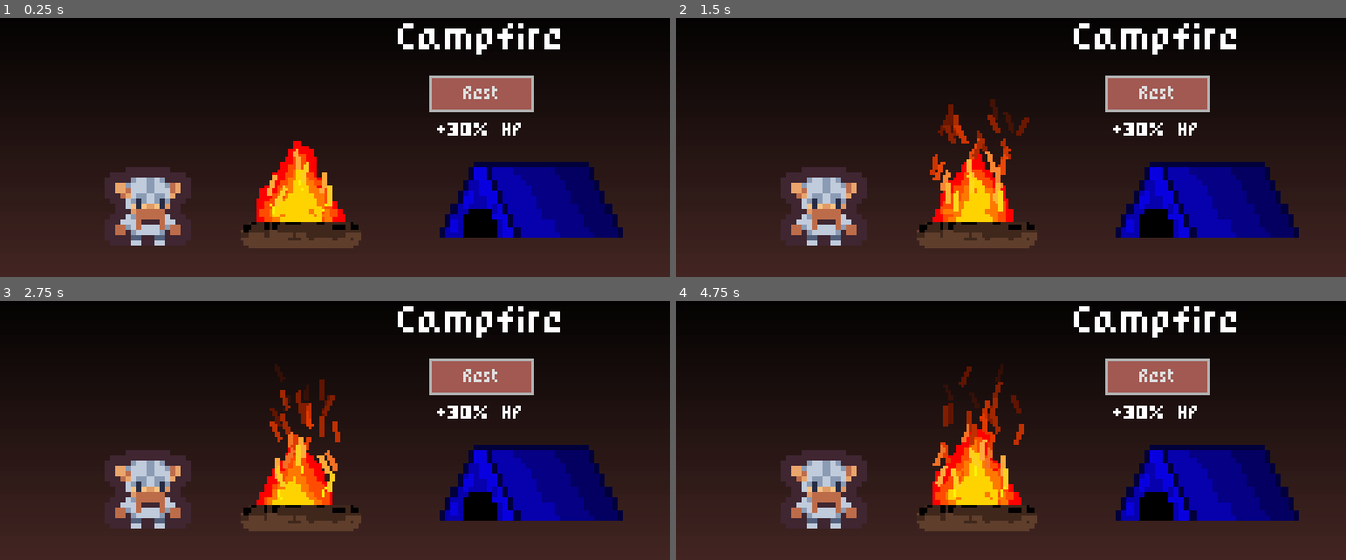
Above: before the commit, frames 1-4 (two rows, left to right).
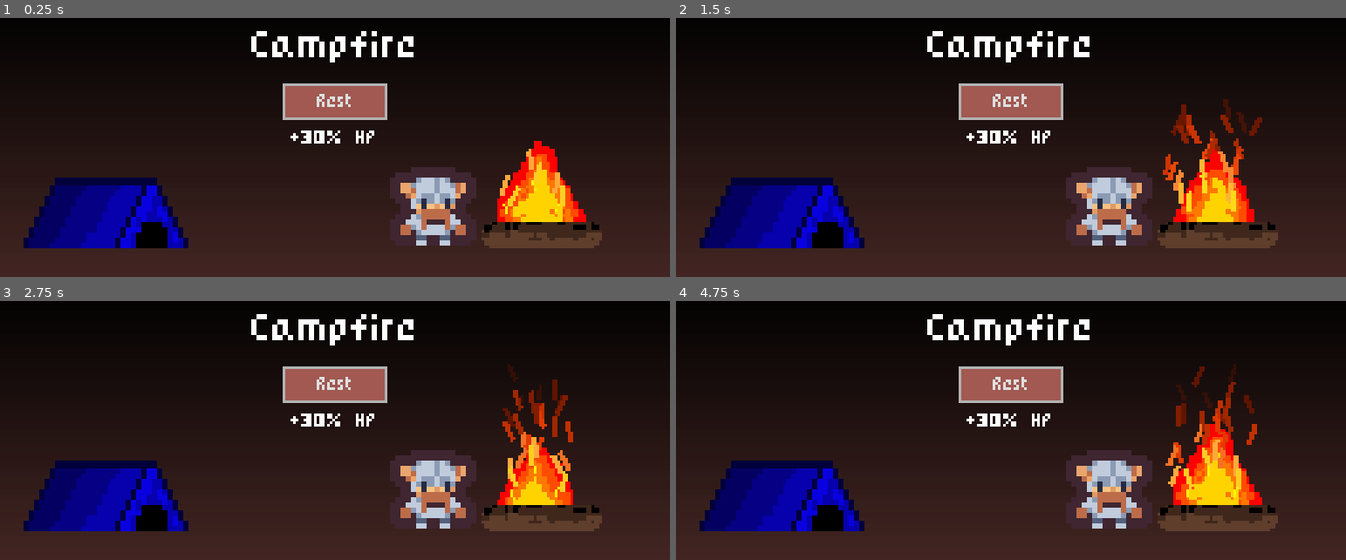
Above: after the commit, the same moments.

Repository: koreem-ahmed/cards-slayer
Game: Godot game, scene res://scenes/Campfire/campfire.tscn
The game is run twice, just before and just after one commit, with the same random seed, the same clock (stepped at 60 frames per second) and the same inputs. This scene is started directly instead of the project's main scene.
Inputs (mouse positions are in pixels of both pictures, inside the frame that each line leads up to):
- Up to frame 1 (0.25 s): no input
- Up to frame 2 (1.5 s): tap Enter at 0.5 s; move the mouse to (1158, 69) at 0.52 s; press the mouse at (1158, 69) at 0.53 s; hold Right 0.53-1.25 s; release the mouse at (1158, 69) at 1.25 s; drag from (877, 108) to (977, 163) at 1.27 s
- Up to frame 3 (2.75 s): move the mouse to (outside the picture) at 2.02 s; hold Right from 2.03 s (still down); hold Mouse wheel down (scroll_down) from 2.03 s (still down)
- Up to frame 4 (4.75 s): release Right at 2.75 s; release Mouse wheel down (scroll_down) at 2.75 s; drag from (977, 446) to (810, 313) at 2.77 s; move the mouse to (1212, 427) at 3.52 s; hold Left 3.53-4.25 s; tap Alt at 3.6 s; drag from (810, 313) to (outside the picture) at 4.27 s

The runs differ from the first frame. In frame 1, 26% of the frame differs, in the area x 3-93%, y 2-89%; in frame 2, 27%; in frame 3, 27%; in frame 4, 28%.

Commit message:
making the mage deck and its scripts

Diff:
--- /dev/null
+++ b/characters/Mage/cards/mage_block.gd
@@ -0,0 +1,18 @@
+extends Card
+
+var base_block := 5
+
+
+func get_default_toolttip() -> String:
+	return tool_tip_text % base_block
+
+
+func get_updated_tooltip(_player_modifiers: ModifierHandler, _enemy_modifiers: ModifierHandler) -> String:
+	return tool_tip_text % base_block
+
+
+func apply_effects(targets: Array[Node], _modifiers: ModifierHandler) -> void:
+	var block_effect := BlockEffect.new()
+	block_effect.amount = base_block
+	block_effect.sound = sound
+	block_effect.execute(targets)
--- /dev/null
+++ b/characters/Mage/cards/mage_block.tres
@@ -0,0 +1,15 @@
+[gd_resource type="Resource" format=3 uid="uid://bpm7eu78n0p2m"]
+
+[ext_resource type="Texture2D" uid="uid://oe7v35ii8vrs" path="res://assets/tile_0102.png" id="1_u4nvo"]
+[ext_resource type="Script" uid="uid://bsi3jyx6sds0s" path="res://characters/Mage/cards/mage_block.gd" id="2_yb5lw"]
+[ext_resource type="AudioStream" uid="uid://df64e7qat73gs" path="res://assets/sounds/block.ogg" id="3_244jw"]
+
+[resource]
+script = ExtResource("2_yb5lw")
+id = "mage_block"
+type = 1
+cost = 1
+icon = ExtResource("1_u4nvo")
+tool_tip_text = "[center]Gain [color=\"3399ff\"]%s[/color] Block.[/center]"
+sound = ExtResource("3_244jw")
+metadata/_custom_type_script = "uid://di45v77tnde72"
--- /dev/null
+++ b/characters/Mage/cards/mage_mana_boost.gd
@@ -0,0 +1,18 @@
+extends Card
+
+var mana_gain := 2
+
+
+func get_default_toolttip() -> String:
+	return tool_tip_text % mana_gain
+
+
+func get_updated_tooltip(_player_modifiers: ModifierHandler, _enemy_modifiers: ModifierHandler) -> String:
+	return tool_tip_text % mana_gain
+
+
+func apply_effects(targets: Array[Node], _modifiers: ModifierHandler) -> void:
+	for target in targets:
+		if target is Player:
+			target.stats.mana += mana_gain
+			SFXPlayer.play(sound)
--- /dev/null
+++ b/characters/Mage/cards/mage_mana_boost.tres
@@ -0,0 +1,16 @@
+[gd_resource type="Resource" format=3 uid="uid://cipqc5avbjb8i"]
+
+[ext_resource type="Texture2D" uid="uid://c2xhttrclo1r7" path="res://assets/tile_0116.png" id="1_mana"]
+[ext_resource type="Script" uid="uid://1brop6a1qhda" path="res://characters/Mage/cards/mage_mana_boost.gd" id="2_mana"]
+[ext_resource type="AudioStream" uid="uid://cau0nuvfk3xau" path="res://assets/sounds/bottle_sound.mp3" id="3_mana"]
+
+[resource]
+script = ExtResource("2_mana")
+id = "mage_mana_boost"
+type = 1
+rarity = 1
+exhausts = true
+icon = ExtResource("1_mana")
+tool_tip_text = "[center]Gain [color=\"3399ff\"]%s[/color] Mana. [color=\"ffdf00\"]Exhaust.[/color][/center]"
+sound = ExtResource("3_mana")
+metadata/_custom_type_script = "uid://di45v77tnde72"
--- /dev/null
+++ b/characters/Mage/cards/mage_poison.gd
@@ -0,0 +1,42 @@
+extends Card
+
+const POISON_ICON := preload("res://assets/tile_0114.png")
+
+var poison_stacks := 4
+
+
+class PoisonStatus:
+	extends Status
+
+	func get_tooltip() -> String:
+		return tooltip % stacks
+
+	func apply_status(target: Node) -> void:
+		if stacks > 0 and is_instance_valid(target):
+			target.take_damage(stacks, Modifier.Type.DMG_TAKEN)
+			stacks -= 1
+
+		status_applied.emit(self)
+
+
+func get_default_toolttip() -> String:
+	return tool_tip_text % poison_stacks
+
+
+func get_updated_tooltip(_player_modifiers: ModifierHandler, _enemy_modifiers: ModifierHandler) -> String:
+	return tool_tip_text % poison_stacks
+
+
+func apply_effects(targets: Array[Node], _modifiers: ModifierHandler) -> void:
+	var poison := PoisonStatus.new()
+	poison.id = "poison"
+	poison.type = Status.Type.START_OF_TURN
+	poison.stack_type = Status.StackType.INTENSITY
+	poison.stacks = poison_stacks
+	poison.icon = POISON_ICON
+	poison.tooltip = "Poison: takes %s damage at the start of the turn, then loses 1 Poison."
+
+	var status_effect := StatusEffect.new()
+	status_effect.status = poison
+	status_effect.execute(targets)
+	SFXPlayer.play(sound)
--- /dev/null
+++ b/characters/Mage/cards/mage_poison.tres
@@ -0,0 +1,17 @@
+[gd_resource type="Resource" format=3 uid="uid://d0pck6gyqqpp5"]
+
+[ext_resource type="Texture2D" uid="uid://psr6xk3k26oh" path="res://assets/tile_0114.png" id="1_poison"]
+[ext_resource type="Script" uid="uid://d2culolj3wmkx" path="res://characters/Mage/cards/mage_poison.gd" id="2_poison"]
+[ext_resource type="AudioStream" uid="uid://cau0nuvfk3xau" path="res://assets/sounds/bottle_sound.mp3" id="3_poison"]
+
+[resource]
+script = ExtResource("2_poison")
+id = "mage_poison"
+type = 1
+rarity = 1
+target = 1
+cost = 3
+icon = ExtResource("1_poison")
+tool_tip_text = "[center]Apply [color=\"62c255\"]%s Poison[/color]. Poison deals damage at the start of the enemy's turn, then decreases by 1.[/center]"
+sound = ExtResource("3_poison")
+metadata/_custom_type_script = "uid://di45v77tnde72"
--- /dev/null
+++ b/characters/Mage/cards/mage_thunder_strike.gd
@@ -0,0 +1,23 @@
+extends Card
+
+var base_damage := 9
+
+
+func get_default_toolttip() -> String:
+	return tool_tip_text % base_damage
+
+
+func get_updated_tooltip(player_modifiers: ModifierHandler, enemy_modifiers: ModifierHandler) -> String:
+	var modified_damage := player_modifiers.get_modified_value(base_damage, Modifier.Type.DMG_DEALT)
+
+	if enemy_modifiers:
+		modified_damage = enemy_modifiers.get_modified_value(modified_damage, Modifier.Type.DMG_TAKEN)
+
+	return tool_tip_text % modified_damage
+
+
+func apply_effects(targets: Array[Node], modifiers: ModifierHandler) -> void:
+	var damage_effect := DamageEffect.new()
+	damage_effect.amount = modifiers.get_modified_value(base_damage, Modifier.Type.DMG_DEALT)
+	damage_effect.sound = sound
+	damage_effect.execute(targets)
--- /dev/null
+++ b/characters/Mage/cards/mage_thunder_strike.tres
@@ -0,0 +1,16 @@
+[gd_resource type="Resource" format=3 uid="uid://ewpgiuudv3xq"]
+
+[ext_resource type="Texture2D" uid="uid://bq4im540nk025" path="res://assets/tile_0106.png" id="1_thunder"]
+[ext_resource type="Script" uid="uid://4t1upp3yl6ct" path="res://characters/Mage/cards/mage_thunder_strike.gd" id="2_thunder"]
+[ext_resource type="AudioStream" uid="uid://bepxbrithpxnf" path="res://assets/sounds/true_strength.ogg" id="3_thunder"]
+
+[resource]
+script = ExtResource("2_thunder")
+id = "mage_thunder_strike"
+rarity = 2
+target = 2
+cost = 3
+icon = ExtResource("1_thunder")
+tool_tip_text = "[center]Deal [color=\"ff0000\"]%s[/color] damage to all enemies.[/center]"
+sound = ExtResource("3_thunder")
+metadata/_custom_type_script = "uid://di45v77tnde72"
--- /dev/null
+++ b/characters/Mage/cards/mage_wand.gd
@@ -0,0 +1,23 @@
+extends Card
+
+var base_damage := 6
+
+
+func get_default_toolttip() -> String:
+	return tool_tip_text % base_damage
+
+
+func get_updated_tooltip(player_modifiers: ModifierHandler, enemy_modifiers: ModifierHandler) -> String:
+	var modified_damage := player_modifiers.get_modified_value(base_damage, Modifier.Type.DMG_DEALT)
+
+	if enemy_modifiers:
+		modified_damage = enemy_modifiers.get_modified_value(modified_damage, Modifier.Type.DMG_TAKEN)
+
+	return tool_tip_text % modified_damage
+
+
+func apply_effects(targets: Array[Node], modifiers: ModifierHandler) -> void:
+	var damage_effect := DamageEffect.new()
+	damage_effect.amount = modifiers.get_modified_value(base_damage, Modifier.Type.DMG_DEALT)
+	damage_effect.sound = sound
+	damage_effect.execute(targets)
--- /dev/null
+++ b/characters/Mage/cards/mage_wand.tres
@@ -0,0 +1,15 @@
+[gd_resource type="Resource" format=3 uid="uid://dsfsfbcpe82vf"]
+
+[ext_resource type="Texture2D" uid="uid://bxgrktox5it82" path="res://assets/tile_0105.png" id="1_wand"]
+[ext_resource type="Script" uid="uid://c4ygd8vwwbc1m" path="res://characters/Mage/cards/mage_wand.gd" id="2_wand"]
+[ext_resource type="AudioStream" uid="uid://dixklg6g4jnsq" path="res://assets/sounds/slash.ogg" id="3_wand"]
+
+[resource]
+script = ExtResource("2_wand")
+id = "mage_wand"
+target = 1
+cost = 1
+icon = ExtResource("1_wand")
+tool_tip_text = "[center]Deal [color=\"ff0000\"]%s[/color] damage.[/center]"
+sound = ExtResource("3_wand")
+metadata/_custom_type_script = "uid://di45v77tnde72"
--- a/characters/Mage/mage.tres
+++ b/characters/Mage/mage.tres
@@ -2,7 +2,9 @@
 
 [ext_resource type="Texture2D" uid="uid://dpfqok8tuy4r7" path="res://assets/tile_0084.png" id="1_aw8w7"]
 [ext_resource type="Script" uid="uid://qvbqe5cy1sgr" path="res://resources/character_stats.gd" id="1_o28s3"]
-[ext_resource type="Resource" uid="uid://dqtcgxnd6wmf6" path="res://characters/warrior/worrior_starting_deck.tres" id="3_2tov5"]
+[ext_resource type="Resource" uid="uid://gx7cxg0allev" path="res://characters/Mage/mage_draftable_pile.tres" id="2_draft"]
+[ext_resource type="Resource" uid="uid://o1uwfioo0w7t" path="res://characters/Mage/mage_starting_deck.tres" id="3_start"]
+[ext_resource type="Resource" uid="uid://cnve4u71ewswu" path="res://relics/mana_potion.tres" id="4_relic"]
 
 [resource]
 script = ExtResource("1_o28s3")
@@ -10,9 +12,11 @@
 description = "Years of wisdom and
 recurring back pain."
 photo = ExtResource("1_aw8w7")
-starting_deck = ExtResource("3_2tov5")
+starting_deck = ExtResource("3_start")
+draftable_cards = ExtResource("2_draft")
 cards_per_turn = 3
 max_mana = 4
+starting_ralic = ExtResource("4_relic")
 max_health = 27
 art = ExtResource("1_aw8w7")
 metadata/_custom_type_script = "uid://qvbqe5cy1sgr"
--- /dev/null
+++ b/characters/Mage/mage_draftable_pile.tres
@@ -0,0 +1,14 @@
+[gd_resource type="Resource" script_class="CardPile" format=3 uid="uid://gx7cxg0allev"]
+
+[ext_resource type="Script" uid="uid://di45v77tnde72" path="res://resources/card.gd" id="1_r0ing"]
+[ext_resource type="Script" uid="uid://s5feagbbf603" path="res://resources/card_pile.gd" id="2_r78ji"]
+[ext_resource type="Resource" uid="uid://dsfsfbcpe82vf" path="res://characters/Mage/cards/mage_wand.tres" id="3_wand"]
+[ext_resource type="Resource" uid="uid://bpm7eu78n0p2m" path="res://characters/Mage/cards/mage_block.tres" id="4_block"]
+[ext_resource type="Resource" uid="uid://d0pck6gyqqpp5" path="res://characters/Mage/cards/mage_poison.tres" id="5_poison"]
+[ext_resource type="Resource" uid="uid://cipqc5avbjb8i" path="res://characters/Mage/cards/mage_mana_boost.tres" id="6_mana"]
+[ext_resource type="Resource" uid="uid://ewpgiuudv3xq" path="res://characters/Mage/cards/mage_thunder_strike.tres" id="7_thunder"]
+
+[resource]
+script = ExtResource("2_r78ji")
+cards = Array[ExtResource("1_r0ing")]([ExtResource("3_wand"), ExtResource("3_wand"), ExtResource("4_block"), ExtResource("4_block"), ExtResource("5_poison"), ExtResource("5_poison"), ExtResource("6_mana"), ExtResource("6_mana"), ExtResource("7_thunder"), ExtResource("7_thunder"), ExtResource("7_thunder")])
+metadata/_custom_type_script = "uid://s5feagbbf603"
--- /dev/null
+++ b/characters/Mage/mage_starting_deck.tres
@@ -0,0 +1,13 @@
+[gd_resource type="Resource" script_class="CardPile" format=3 uid="uid://o1uwfioo0w7t"]
+
+[ext_resource type="Script" uid="uid://di45v77tnde72" path="res://resources/card.gd" id="1_5say0"]
+[ext_resource type="Script" uid="uid://s5feagbbf603" path="res://resources/card_pile.gd" id="2_hrykg"]
+[ext_resource type="Resource" uid="uid://dsfsfbcpe82vf" path="res://characters/Mage/cards/mage_wand.tres" id="3_wand"]
+[ext_resource type="Resource" uid="uid://bpm7eu78n0p2m" path="res://characters/Mage/cards/mage_block.tres" id="4_block"]
+[ext_resource type="Resource" uid="uid://d0pck6gyqqpp5" path="res://characters/Mage/cards/mage_poison.tres" id="5_poison"]
+[ext_resource type="Resource" uid="uid://cipqc5avbjb8i" path="res://characters/Mage/cards/mage_mana_boost.tres" id="6_mana"]
+
+[resource]
+script = ExtResource("2_hrykg")
+cards = Array[ExtResource("1_5say0")]([ExtResource("3_wand"), ExtResource("3_wand"), ExtResource("3_wand"), ExtResource("3_wand"), ExtResource("4_block"), ExtResource("4_block"), ExtResource("4_block"), ExtResource("4_block"), ExtResource("5_poison"), ExtResource("6_mana")])
+metadata/_custom_type_script = "uid://s5feagbbf603"
--- a/scenes/Campfire/campfire.tscn
+++ b/scenes/Campfire/campfire.tscn
@@ -238,10 +238,10 @@
 anchor_top = 0.5
 anchor_right = 0.5
 anchor_bottom = 0.5
-offset_left = 24.0
-offset_top = -25.0
-offset_right = 88.0
-offset_bottom = 19.0
+offset_left = -32.0
+offset_top = -22.0
+offset_right = 32.0
+offset_bottom = 22.0
 grow_horizontal = 2
 grow_vertical = 2
 
@@ -271,43 +271,42 @@
 anchors_preset = 2
 anchor_top = 1.0
 anchor_bottom = 1.0
-offset_left = 40.0
+offset_left = 149.0
 offset_top = -48.0
-offset_right = 73.0
+offset_right = 182.0
 offset_bottom = -8.0
 grow_vertical = 0
 texture = ExtResource("4_fi43r")
 stretch_mode = 5
 
 [node name="AnimatedSprite2D" type="AnimatedSprite2D" parent="UI Layer" unique_id=499282047]
-position = Vector2(115, 111.99999)
+position = Vector2(207, 111.99999)
 scale = Vector2(1.5625, 1.53125)
 sprite_frames = SubResource("SpriteFrames_ecws8")
 autoplay = "default"
-frame_progress = 0.9493756
+frame_progress = 0.41986892
 
 [node name="Sprite2D" type="Sprite2D" parent="UI Layer" unique_id=1561100485]
-position = Vector2(203, 109.00001)
-scale = Vector2(2.1875, 2.2499998)
+position = Vector2(40.5, 114.6)
+scale = Vector2(1.9687501, 2.0249999)
 texture = ExtResource("5_50gao")
-flip_h = true
 
 [node name="Particles Layers" type="CanvasLayer" parent="." unique_id=651528955]
 
 [node name="Flames" type="GPUParticles2D" parent="Particles Layers" unique_id=1833071816]
-position = Vector2(124, 120)
+position = Vector2(213, 120)
 amount = 10
 texture = ExtResource("3_wuiv7")
 process_material = SubResource("ParticleProcessMaterial_atu3m")
 
 [node name="Flames2" type="GPUParticles2D" parent="Particles Layers" unique_id=1880327747]
-position = Vector2(115, 112)
+position = Vector2(204, 112)
 amount = 10
 texture = ExtResource("3_wuiv7")
 process_material = SubResource("ParticleProcessMaterial_atu3m")
 
 [node name="Flames3" type="GPUParticles2D" parent="Particles Layers" unique_id=738697647]
-position = Vector2(106, 121)
+position = Vector2(195, 121)
 amount = 10
 texture = ExtResource("3_wuiv7")
 process_material = SubResource("ParticleProcessMaterial_atu3m")
--- a/scenes/Ui/main_menu.tscn
+++ b/scenes/Ui/main_menu.tscn
@@ -31,6 +31,15 @@
 script = ExtResource("1_nrfw7")
 
 [node name="Background" type="TextureRect" parent="." unique_id=1577286101]
+layout_mode = 1
+anchors_preset = 15
+anchor_right = 1.0
+anchor_bottom = 1.0
+grow_horizontal = 2
+grow_vertical = 2
+texture = SubResource("GradientTexture2D_nt0y2")
+
+[node name="Background2" type="TextureRect" parent="." unique_id=805269980]
 layout_mode = 1
 anchors_preset = 15
 anchor_right = 1.0
Not shown, added: characters/Mage/cards/mage_block.gd.uid
Not shown, added: characters/Mage/cards/mage_mana_boost.gd.uid
Not shown, added: characters/Mage/cards/mage_poison.gd.uid
Not shown, added: characters/Mage/cards/mage_thunder_strike.gd.uid
Not shown, added: characters/Mage/cards/mage_wand.gd.uid
